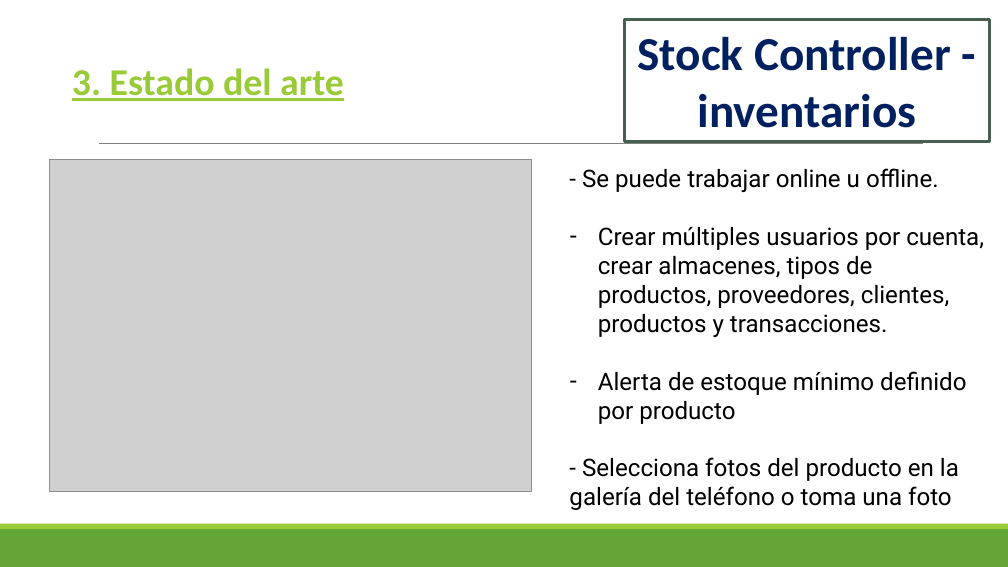
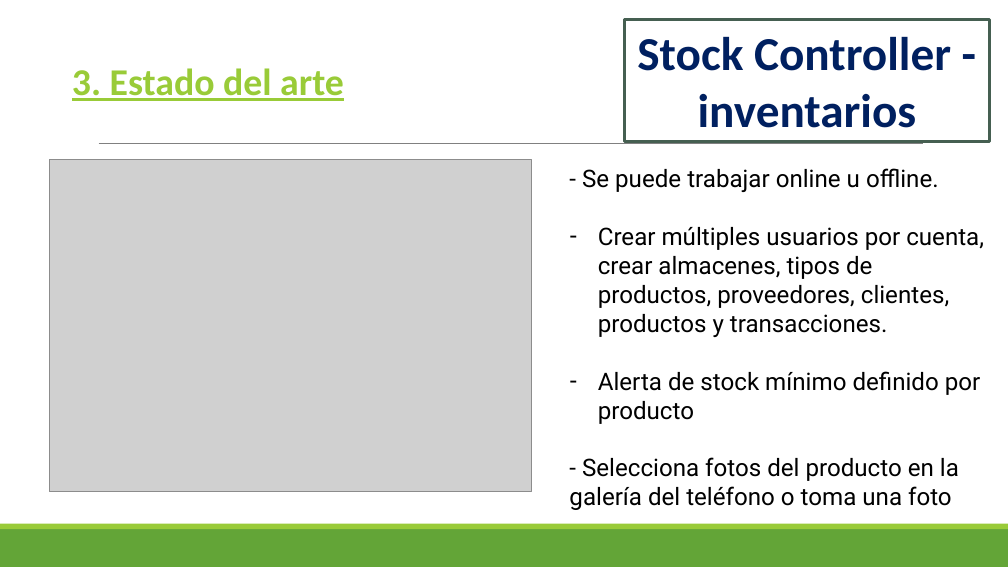
Before and after one commit to NestorRodriguez/ambulancias, a slide deck: slide 7 of PRESENTACION APP INVENTARIOS.pptx. Drawn at 1008x567 pixels with LibreOffice and Linux fonts; fonts in the diff are those of the drawing; grey boxes stand for pictures. Boxes give left, top, right and bottom in pixels: in the first picture for what was removed or moved away, otherwise in the second. Text is boxed around its words. In the diff, an @@ line names an element or a change of style, - is before the commit and + after.

```diff
--- a/PRESENTACION APP INVENTARIOS.pptx
+++ b/PRESENTACION APP INVENTARIOS.pptx
@@ text at (x1=598, y1=371, x2=980, y2=424): text changed @@
-– Alerta de estoque mínimo definido por producto
+– Alerta de stock mínimo definido por producto
```
Also in this commit, not shown: 3 other slides changed, 7 other files.
